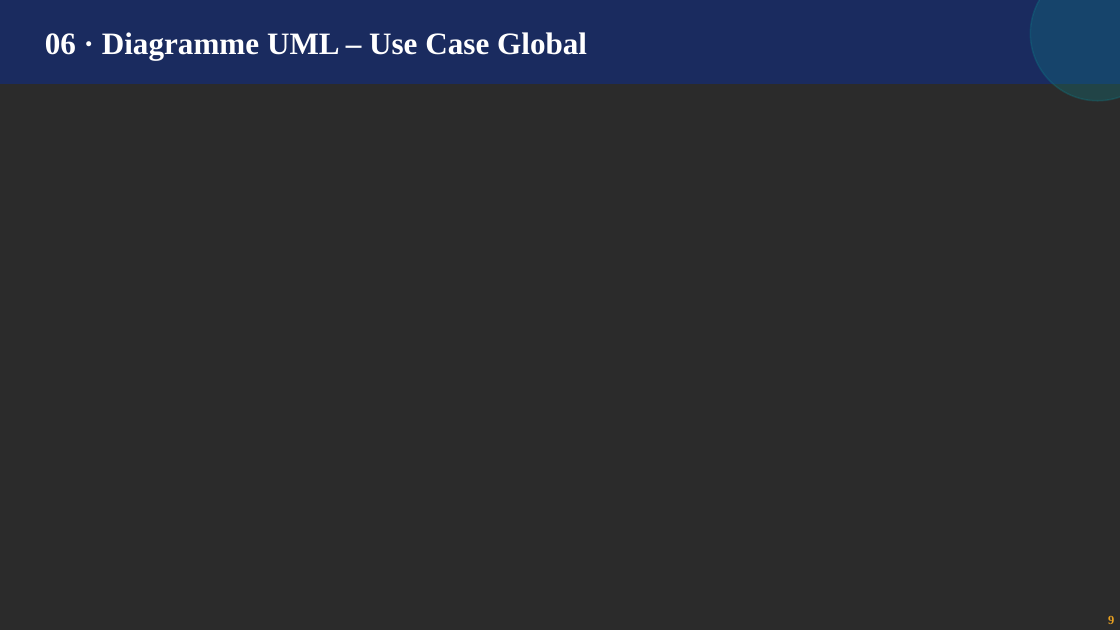
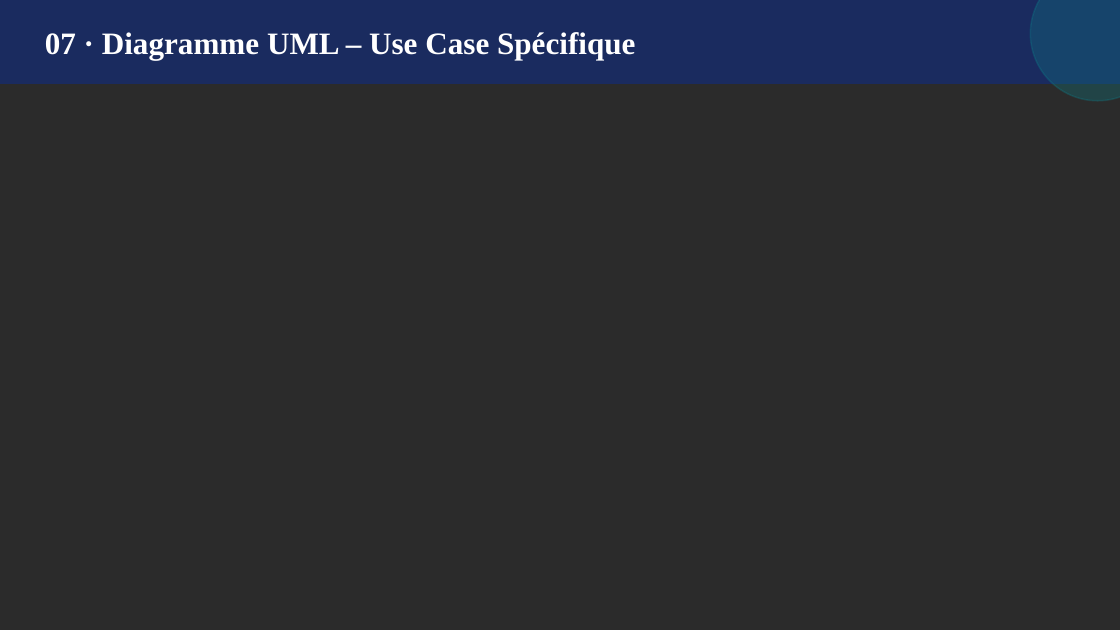
Before and after one commit to OpenSecureFoundation/Web-AppArmor-Manager, a slide deck: slide 12 of Dossier_Analyse_AppArmor.pptx (slide 23 before the commit). Drawn at 1120x630 pixels with LibreOffice and Linux fonts; fonts in the diff are those of the drawing; background and template pictures are left out; a plain dark background stands for a picture behind light text. Boxes give left, top, right and bottom in pixels: in the first picture for what was removed or moved away, otherwise in the second. Text is boxed around its words. In the diff, an @@ line names an element or a change of style, - is before the commit and + after.

```diff
--- a/Dossier_Analyse_AppArmor.pptx
+++ b/Dossier_Analyse_AppArmor.pptx
@@ text at (x1=45, y1=32, x2=635, y2=60): text changed @@
-06 · Diagramme UML – Use Case Global
+07 · Diagramme UML – Use Case Spécifique
@@ text removed at (x1=1108, y1=616, x2=1114, y2=624) @@
-9
```
Also in this commit, not shown: 8 other slides changed, 2 slides added, 13 slides removed, 1 other file.
